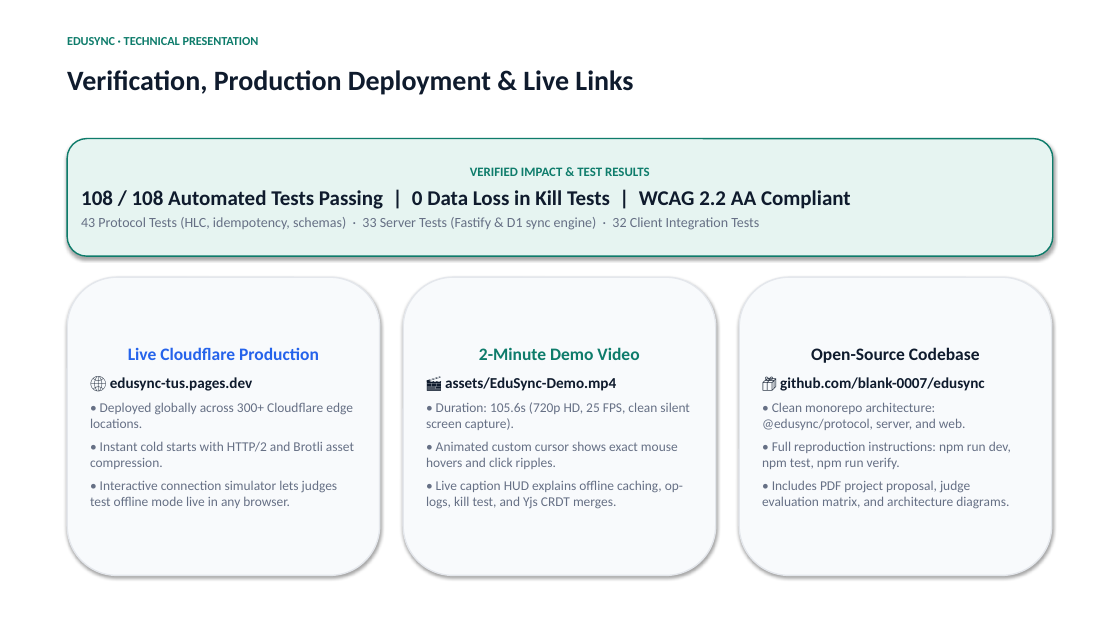
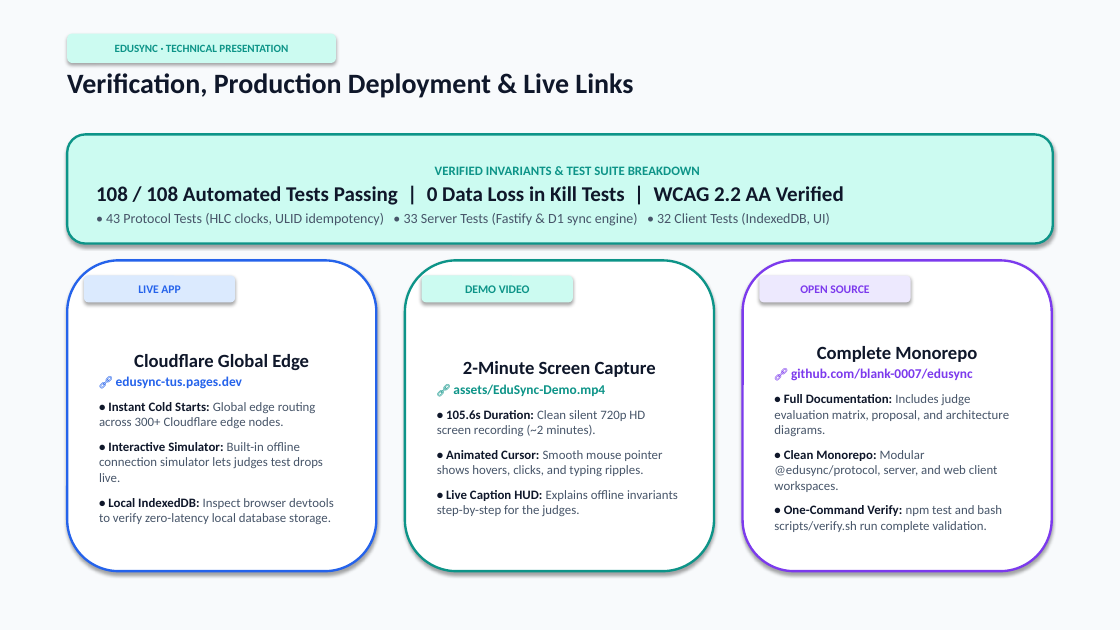
Before and after one commit to blank-0007/edusync, a slide deck: slide 8 of assets/EduSync-Presentation.pptx. Drawn at 1120x630 pixels with LibreOffice and Linux fonts; fonts in the diff are those of the drawing. Boxes give left, top, right and bottom in pixels: in the first picture for what was removed or moved away, otherwise in the second. Text is boxed around its words. In the diff, an @@ line names an element or a change of style, - is before the commit and + after.

```diff
--- a/assets/EduSync-Presentation.pptx
+++ b/assets/EduSync-Presentation.pptx
@@ rectangle added at [0,0,1120,630], fill #F8FAFC @@
@@ rounded rectangle "EDUSYNC · TECHNICAL PRESENTATION": place and size @@
-rounded rectangle "EDUSYNC · TECHNICAL PRESENTATION" at [67,37,259,45]
+rounded rectangle "EDUSYNC · TECHNICAL PRESENTATION" at [67,34,336,63]
@@ rounded rectangle "EDUSYNC · TECHNICAL PRESENTATION" at [67,34,336,63]: size 10.5 to 9.5 pt, text colour #0E7C6B to #0D9488; alignment left to centre; vertical alignment top to middle; fill none to #CCFBF1; shadow on @@
@@ text "Verification, Production Deployment & Live ..." at [67,73,633,98]: text colour #0F1B2D to #0F172A @@
@@ rounded rectangle "VERIFIED INVARIANTS & TEST SUITE ...": place and size @@
-rounded rectangle "VERIFIED INVARIANTS & TEST SUITE ..." at [67,139,1053,256]
+rounded rectangle "VERIFIED INVARIANTS & TEST SUITE ..." at [67,134,1053,244]
@@ rounded rectangle "VERIFIED INVARIANTS & TEST SUITE ..." at [67,134,1053,244]: fill #E6F4F1 to #CCFBF1; outline #0E7C6B 1.2 pt to #0D9488 2 pt @@
@@ text in rounded rectangle at [96,166,844,226]: text changed; text colour #667085 to #475569 @@
-VERIFIED IMPACT & TEST RESULTS
-108 / 108 Automated Tests Passing | 0 Data Loss in Kill Tests | WCAG 2.2 AA Compliant
-43 Protocol Tests (HLC, idempotency, schemas) · 33 Server Tests (Fastify & D1 sync engine) · 32 Client Integration Tests
+VERIFIED INVARIANTS & TEST SUITE BREAKDOWN
+108 / 108 Automated Tests Passing | 0 Data Loss in Kill Tests | WCAG 2.2 AA Verified
+• 43 Protocol Tests (HLC clocks, ULID idempotency) • 33 Server Tests (Fastify & D1 sync engine) • 32 Client Tests (IndexedDB, UI)
@@ rounded rectangle "Cloudflare Global Edge": place and size @@
-rounded rectangle "Cloudflare Global Edge" at [67,277,380,576]
+rounded rectangle "Cloudflare Global Edge" at [67,260,376,571]
@@ rounded rectangle "Cloudflare Global Edge" at [67,260,376,571]: fill #F8FAFC to #FFFFFF; outline #E4E7EC 1.2 pt to #2563EB 2 pt @@
@@ rounded rectangle "2-Minute Screen Capture": place and size @@
-rounded rectangle "2-Minute Screen Capture" at [403,277,716,576]
+rounded rectangle "2-Minute Screen Capture" at [405,260,714,571]
@@ rounded rectangle "2-Minute Screen Capture" at [405,260,714,571]: fill #F8FAFC to #FFFFFF; outline #E4E7EC 1.2 pt to #0D9488 2 pt @@
@@ rounded rectangle "Complete Monorepo": place and size @@
-rounded rectangle "Complete Monorepo" at [739,277,1052,576]
+rounded rectangle "Complete Monorepo" at [743,260,1052,571]
@@ rounded rectangle "Complete Monorepo" at [743,260,1052,571]: fill #F8FAFC to #FFFFFF; outline #E4E7EC 1.2 pt to #7C3AED 2 pt @@
@@ rounded rectangle added at [84,276,235,302], fill #DBEAFE, 10 pt, text #2563EB, bold @@
+LIVE APP
@@ rounded rectangle added at [422,276,573,302], fill #CCFBF1, 10 pt, text #0D9488, bold @@
+DEMO VIDEO
@@ rounded rectangle added at [760,276,911,302], fill #EDE9FE, 10 pt, text #7C3AED, bold @@
+OPEN SOURCE
@@ text in rounded rectangle at [99,354,334,524]: text changed; size 11.5 to 11 pt; text colour #667085 to #475569 @@
-Live Cloudflare Production
-🌐 edusync-tus.pages.dev
-• Deployed globally across 300+ Cloudflare edge locations.
-• Instant cold starts with HTTP/2 and Brotli asset compression.
-• Interactive connection simulator lets judges test offline mode live in any browser.
+Cloudflare Global Edge
+🔗 edusync-tus.pages.dev
+• Instant Cold Starts: Global edge routing across 300+ Cloudflare edge nodes.
+• Interactive Simulator: Built-in offline connection simulator lets judges test drops live.
+• Local IndexedDB: Inspect browser devtools to verify zero-latency local database storage.
@@ text in rounded rectangle at [774,346,1009,532]: text changed; size 11.5 to 11 pt; text colour #667085 to #475569 @@
-Open-Source Codebase
-📦 github.com/blank-0007/edusync
-• Clean monorepo architecture: @edusync/protocol, server, and web.
-• Full reproduction instructions: npm run dev, npm test, npm run verify.
-• Includes PDF project proposal, judge evaluation matrix, and architecture diagrams.
+Complete Monorepo
+🔗 github.com/blank-0007/edusync
+• Full Documentation: Includes judge evaluation matrix, proposal, and architecture diagrams.
+• Clean Monorepo: Modular @edusync/protocol, server, and web client workspaces.
+• One-Command Verify: npm test and bash scripts/verify.sh run complete validation.
@@ text in rounded rectangle at [437,361,678,516]: text changed; size 11.5 to 11 pt; text colour #667085 to #475569 @@
-2-Minute Demo Video
-🎬 assets/EduSync-Demo.mp4
-• Duration: 105.6s (720p HD, 25 FPS, clean silent screen capture).
-• Animated custom cursor shows exact mouse hovers and click ripples.
-• Live caption HUD explains offline caching, op-logs, kill test, and Yjs CRDT merges.
+2-Minute Screen Capture
+🔗 assets/EduSync-Demo.mp4
+• 105.6s Duration: Clean silent 720p HD screen recording (~2 minutes).
+• Animated Cursor: Smooth mouse pointer shows hovers, clicks, and typing ripples.
+• Live Caption HUD: Explains offline invariants step-by-step for the judges.
```
Also in this commit, not shown: 6 other slides changed, 2 slides added, 2 slides removed, 7 other files.
